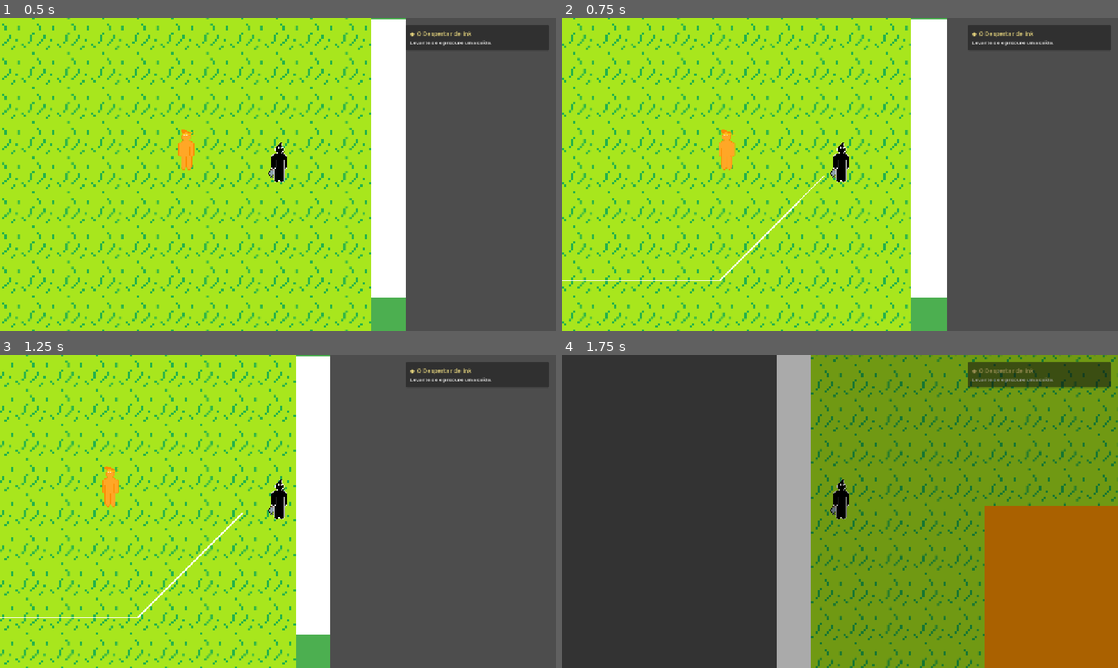
Above: before the commit, frames 1-4 (two rows, left to right).
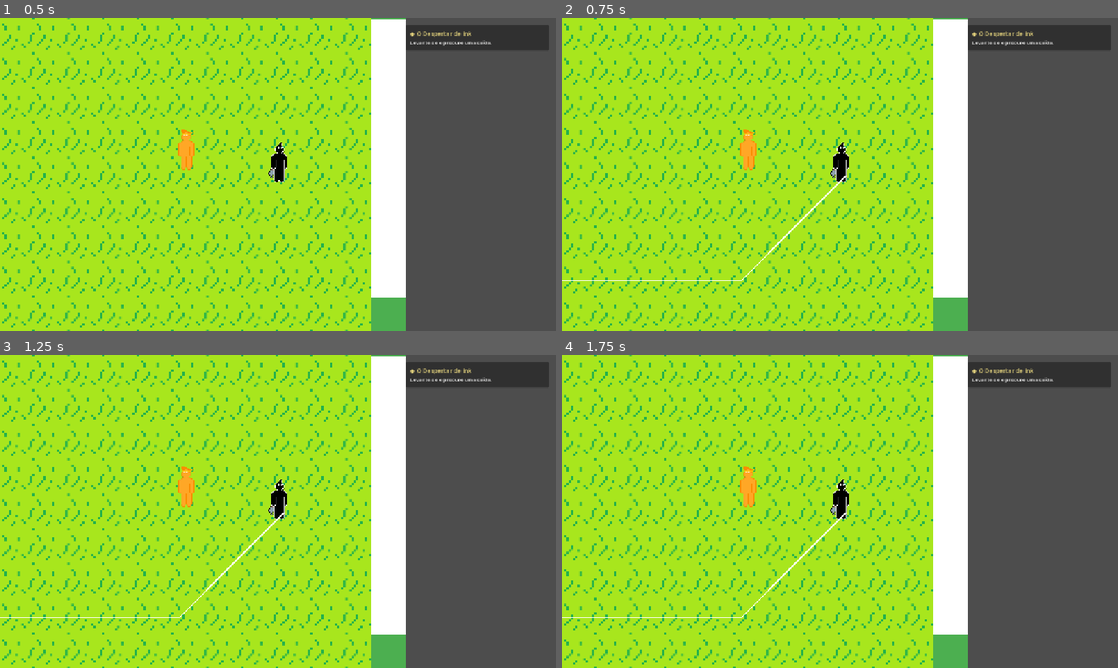
Above: after the commit, the same moments.

Repository: RodrigoAlvys/The-legend-of-Ink
Game: Godot game, scene res://mapas/mapa4.tscn
Same seed, same stepped clock (60 frames per second), same inputs: the game is played once before the commit and once after it. This scene is started directly instead of the project's main scene.
Inputs (mouse positions are in pixels of both pictures, inside the frame that each line leads up to):
- Up to frame 1 (0.5 s): no input
- Up to frame 2 (0.75 s): tap Enter at 0.5 s; move the mouse to (962, 158) at 0.52 s; hold Right (ui_right) from 0.53 s (still down); hold E (interact) from 0.53 s (still down); click (962, 158) at 0.67 s
- Up to frame 3 (1.25 s): keep holding Right (ui_right); keep holding E (interact)
- Up to frame 4 (1.75 s): release Right (ui_right) at 1.25 s; release E (interact) at 1.25 s; drag from (728, 527) to (856, 502) at 1.27 s

Frame 1 is identical in both runs. In frame 2, 18% of the frame differs, in the area x 0-73%, y 0-100%; in frame 3, 31%; in frame 4, 100%, in the area x 0-100%, y 0-100%.

Commit message:
Criado ficha básica com atributos

Diff:
--- a/rp-gprojeto/jogador/controles.gd
+++ b/rp-gprojeto/jogador/controles.gd
@@ -1,4 +1,4 @@
-extends CharacterBody2D
+extends BaseCharacter
 
 const WALK_SPEED = 250.0
 const RUN_SPEED = 500.0
@@ -8,7 +8,7 @@
 @onready var shapecast = $ShapeCast2D
 
 
-func _physics_process(delta):
+func _physics_process(_delta):
 
 	if DialogueUI.is_active():
 		velocity = Vector2.ZERO
--- /dev/null
+++ b/rp-gprojeto/scripts/combat/BaseCharacter.gd
@@ -0,0 +1,101 @@
+#BaseCharacter
+extends CharacterBody2D
+
+class_name BaseCharacter
+
+@export var first_name:String
+@export var surname:String
+# F = Feminino; M = Masculino; Não Binário = NB
+@export_enum("Masculino", "Feminino", "Não Binário") var gener:String
+
+@export_range(0, 10) var level:int = 0
+
+# Atributos de 1 a 20 D&D vibes
+@export_range(1, 20) var STR:int = 10
+var STR_mod:int = 10
+@export_range(1, 20) var DEX:int = 10
+var DEX_mod:int = 10
+@export_range(1, 20) var CON:int = 10
+var CON_mod:int = 10
+@export_range(1, 20) var ESP:int = 10
+var ESP_mod:int = 10
+var ATR_list:Dictionary = {
+	"STR": func(): return self.STR,
+	"DEX": func(): return self.DEX,
+	"CON": func(): return self.CON,
+	"ESP": func(): return self.ESP
+}
+
+@export_range(0, 0, 1, "or_greater") var hp_max:int
+var hp_max_mod:int
+@export var hp_current:int
+@export_range(0, 0, 1, "or_greater") var mp_max:int
+var mp_max_mod:int
+@export var mp_current:int
+
+# Inventário
+
+func _init(_name:String, _gener:String, _str:int, _dex:int, _con:int, _esp:int, _level:int) -> void:
+	var atrs:Array = [_str, _dex, _con, _esp]
+	var regex = RegEx.new()
+	_name.strip_edges().capitalize()
+	regex.compile("\\s+")
+	_name = regex.sub(_name, " ", true)
+	for x in range(atrs.size()):
+		if atrs[x]<1:
+			print("[color=yellow]Aviso! O valor mínimo de um atributo é 1[/color]")
+			atrs[x] = 1
+	if _level > 10:
+		print("[color=yellow]Aviso! O level máximo é 10[/color]")
+		_level = 10
+	elif _level < 1:
+		print("[color=yellow]Aviso! O level mínimo é 1[/color]")
+		_level = 1
+	self.level = _level
+	self.STR = atrs[0]
+	self.DEX = atrs[1]
+	self.CON = atrs[2]
+	self.ESP = atrs[3]
+	self.first_name = _name.split()[0]
+	self.surname = "".join(_name.split().slice(1))
+	self.gener = regex.sub(_gener.strip_edges().to_upper(), " ", true)
+	self.hp_max = self.get_CON() + floori(self.level*self.get_CON()/2.0)
+	self.hp_current = self.hp_max
+	self.mp_max = floori(self.get_ESP()/2.0) + floori(self.level*self.get_ESP()/4.0)
+	self.mp_current = self.mp_max
+func attack(ATR_base:String="STR") -> int:
+	return randi_range(1, 10) + atribute_mod(ATR_base)
+func defend():
+	pass
+func run():
+	pass
+func atribute_mod(ATR:String, mod:bool=true) -> int:
+	ATR.strip_edges().to_upper()
+	if ATR not in self.ATR_list:
+		print("[color=yellow]Error! {ATR} não é um atributo padrão na ficha! retornando 0[/color]")
+		return 0
+	var ATR_value:int
+	if ATR == "STR":
+		ATR_value = self.get_STR(mod)
+	elif ATR == "DEX":
+		ATR_value = self.get_DEX(mod)
+	elif ATR == "CON":
+		ATR_value = self.get_CON(mod)
+	elif ATR == "DEX":
+		ATR_value = self.get_CON(mod)
+	return floori(ATR_value/2.0)-5
+func get_STR(mod:bool=true) -> int:
+	return self.STR+self.STR_mod if mod else self.STR
+func get_DEX(mod:bool=true) -> int:
+	return self.DEX+self.DEX_mod if mod else self.DEX
+func get_CON(mod:bool=true) -> int:
+	return self.CON+self.CON_mod if mod else self.CON
+func get_ESP(mod:bool=true) -> int:
+	return self.ESP+self.ESP_mod if mod else self.ESP
+func get_pronoun(plural:bool=false) -> String:
+	if self.gener.split()[0] in ["M", "MASCULINO", "HOMEM", "MENINO"]:
+		return "e" if not plural else "es"
+	if self.gener in ["F", "FEMININO", "MULHER", "MENINA"]:
+		return "a" if not plural else "as"
+	else:
+		return "u" if not plural else "us"
--- a/rp-gprojeto/scripts/stats.gd
+++ /dev/null
@@ -1,23 +0,0 @@
-class_name Stats
-extends Resource
-
-@export var health: float = 100.0
-@export var max_health: float = 100.0
-@export var speed: float = 200.0
-@export var damage: float = 10.0
-
-func take_damage(amount: float) -> void:
-	health -= amount
-	if health <= 0:
-		health = 0
-		emit_signal("died")
-
-func heal(amount: float) -> void:
-	health += amount
-	if health > max_health:
-		health = max_health
-
-func is_dead() -> bool:
-	return health <= 0
-
-signal died
Not shown, added: rp-gprojeto/scripts/combat/BaseCharacter.gd.uid
Not shown, removed: rp-gprojeto/scripts/stats.gd.uid
